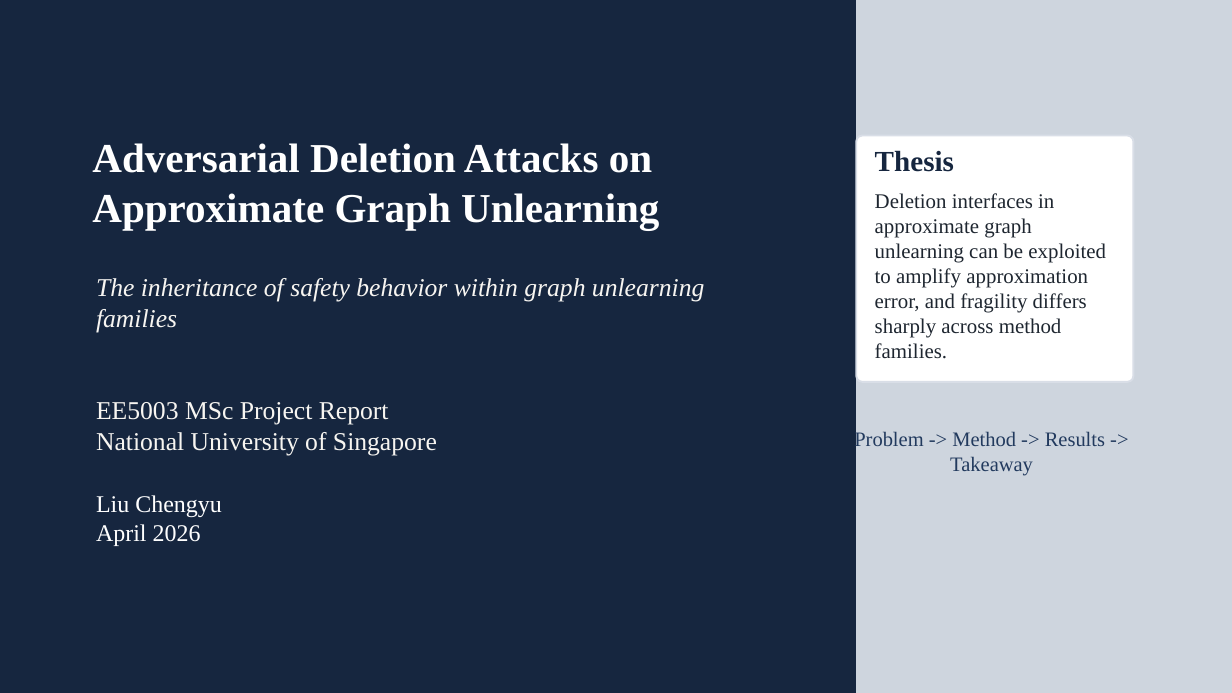
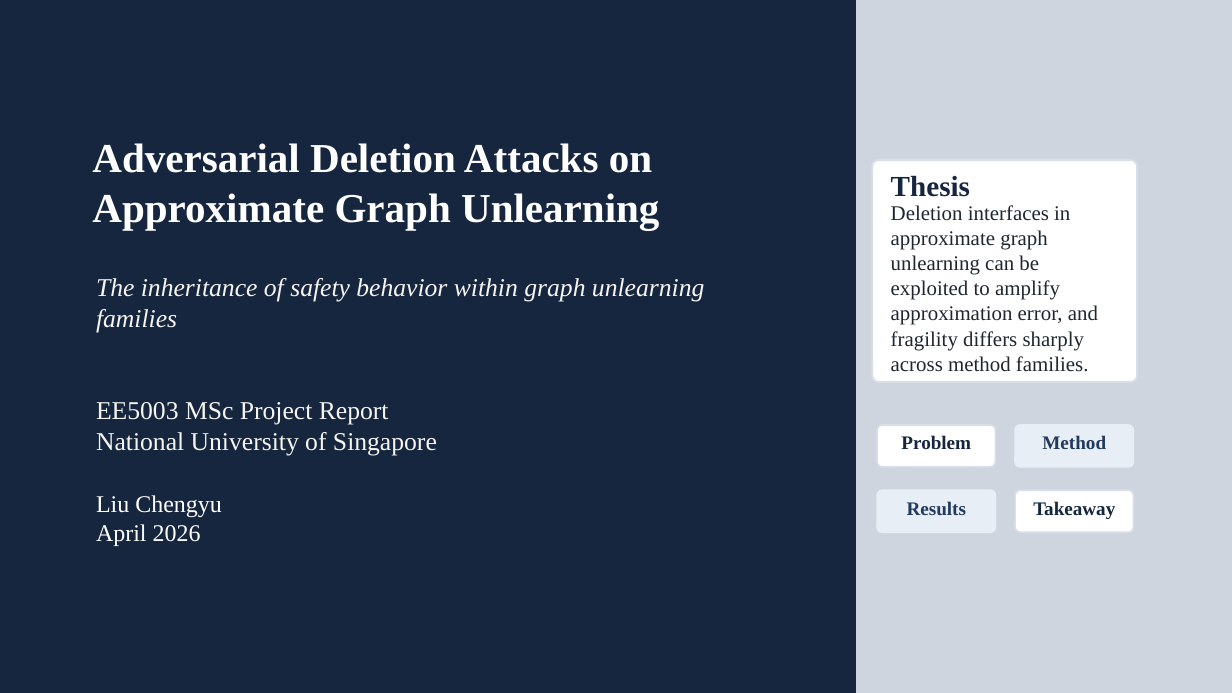
Before and after one commit to lelelelelelelelelelelelele/OpenGU, a slide deck: slide 1 of GULib-master/report/0417_5003report/ppt/out-test/final_15min_defense.pptx. Drawn at 1232x693 pixels with LibreOffice and Linux fonts; fonts in the diff are those of the drawing. Boxes give left, top, right and bottom in pixels: in the first picture for what was removed or moved away, otherwise in the second. Text is boxed around its words. In the diff, an @@ line names an element or a change of style, - is before the commit and + after.

```diff
--- a/GULib-master/report/0417_5003report/ppt/out-test/final_15min_defense.pptx
+++ b/GULib-master/report/0417_5003report/ppt/out-test/final_15min_defense.pptx
@@ rounded rectangle: place and size @@
-rounded rectangle at <box>856,136,1133,382</box>
+rounded rectangle at <box>872,160,1137,382</box>
@@ rounded rectangle at <box>872,160,1137,382</box>: proportions changed @@
@@ text "Thesis": place and size @@
-text "Thesis" at <box>875,150,954,172</box>
+text "Thesis" at <box>891,175,970,197</box>
@@ text "Deletion interfaces in approximate graph ..." rewrapped from <box>875,193,1106,359</box> to <box>891,205,1098,372</box> @@
@@ text removed at <box>854,430,1105,476</box> @@
-Problem -> Method -> Results -> Takeaway
@@ rounded rectangle added at <box>877,425,995,467</box>, fill #FFFFFF, outline #D9DEE7 1 pt @@
@@ text added at <box>901,435,971,449</box>, 11.2 pt, text #16263F, bold @@
+Problem
@@ rounded rectangle added at <box>1015,425,1133,467</box>, fill #E8EEF5, outline #E8EEF5 1 pt @@
@@ text added at <box>1042,435,1106,449</box>, 11.2 pt, text #223A5E, bold @@
+Method
@@ rounded rectangle added at <box>877,490,995,532</box>, fill #E8EEF5, outline #E8EEF5 1 pt @@
@@ text added at <box>907,501,966,515</box>, 11.2 pt, text #223A5E, bold @@
+Results
@@ rounded rectangle added at <box>1015,490,1133,532</box>, fill #FFFFFF, outline #D9DEE7 1 pt @@
@@ text added at <box>1033,501,1115,519</box>, 11.2 pt, text #16263F, bold @@
+Takeaway
```
Also in this commit, not shown: 12 other slides changed, 1 slide added, 6 other files.
